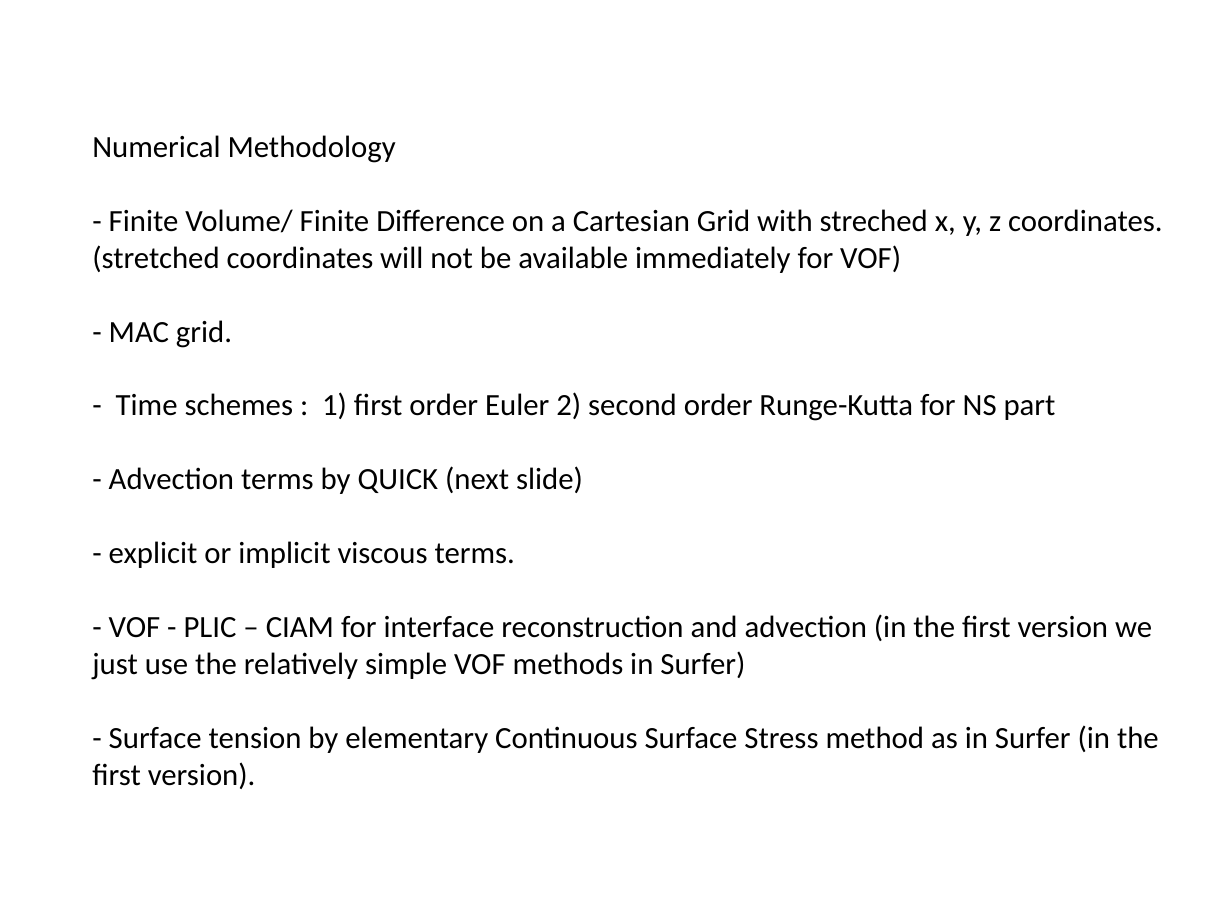
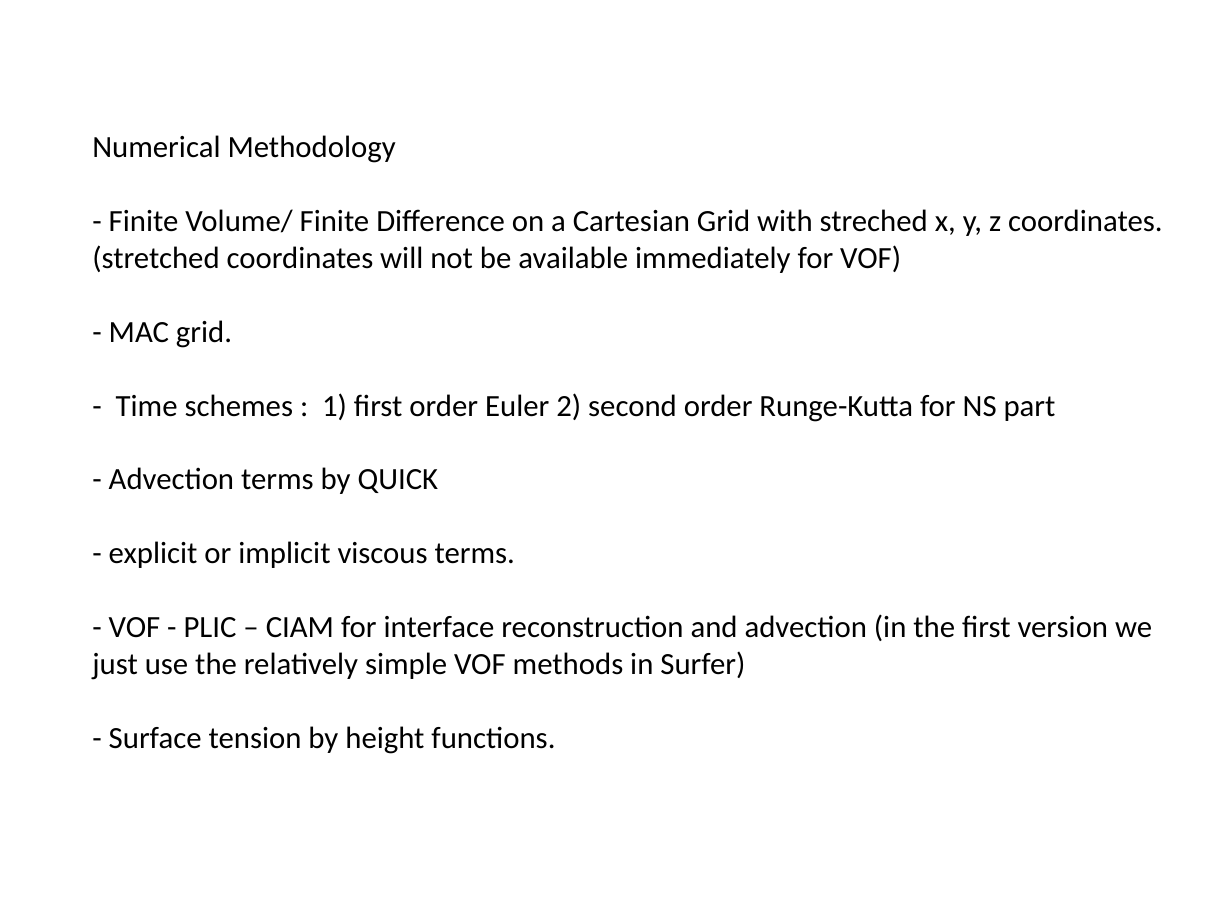
Before and after one commit to slitvinov/paris-git, a slide deck: slide 4 of Documentation/ParisSimulator.pptx. Drawn at 1232x924 pixels with LibreOffice and Linux fonts; fonts in the diff are those of the drawing. Boxes give left, top, right and bottom in pixels: in the first picture for what was removed or moved away, otherwise in the second. Text is boxed around its words. In the diff, an @@ line names an element or a change of style, - is before the commit and + after.

```diff
--- a/Documentation/ParisSimulator.pptx
+++ b/Documentation/ParisSimulator.pptx
@@ text at [109,467,439,494]: text changed @@
-- Advection terms by QUICK (next slide)
+- Advection terms by QUICK
@@ text at [109,726,555,754]: text changed @@
-- Surface tension by elementary Continuous Surface Stress method as in Surfer (in the
-first version).
+- Surface tension by height functions.
```
Also in this commit, not shown: 2 other slides changed, 1 other file.
